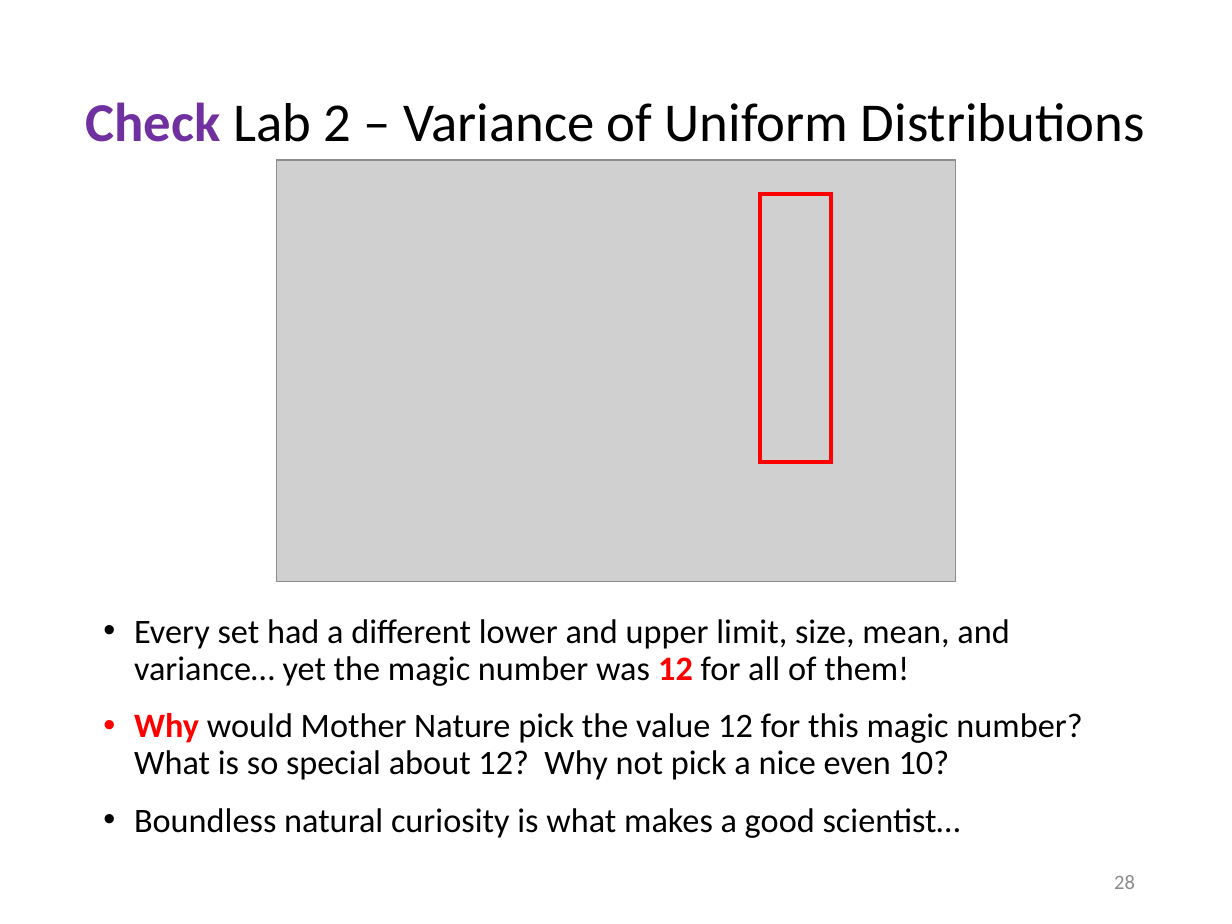
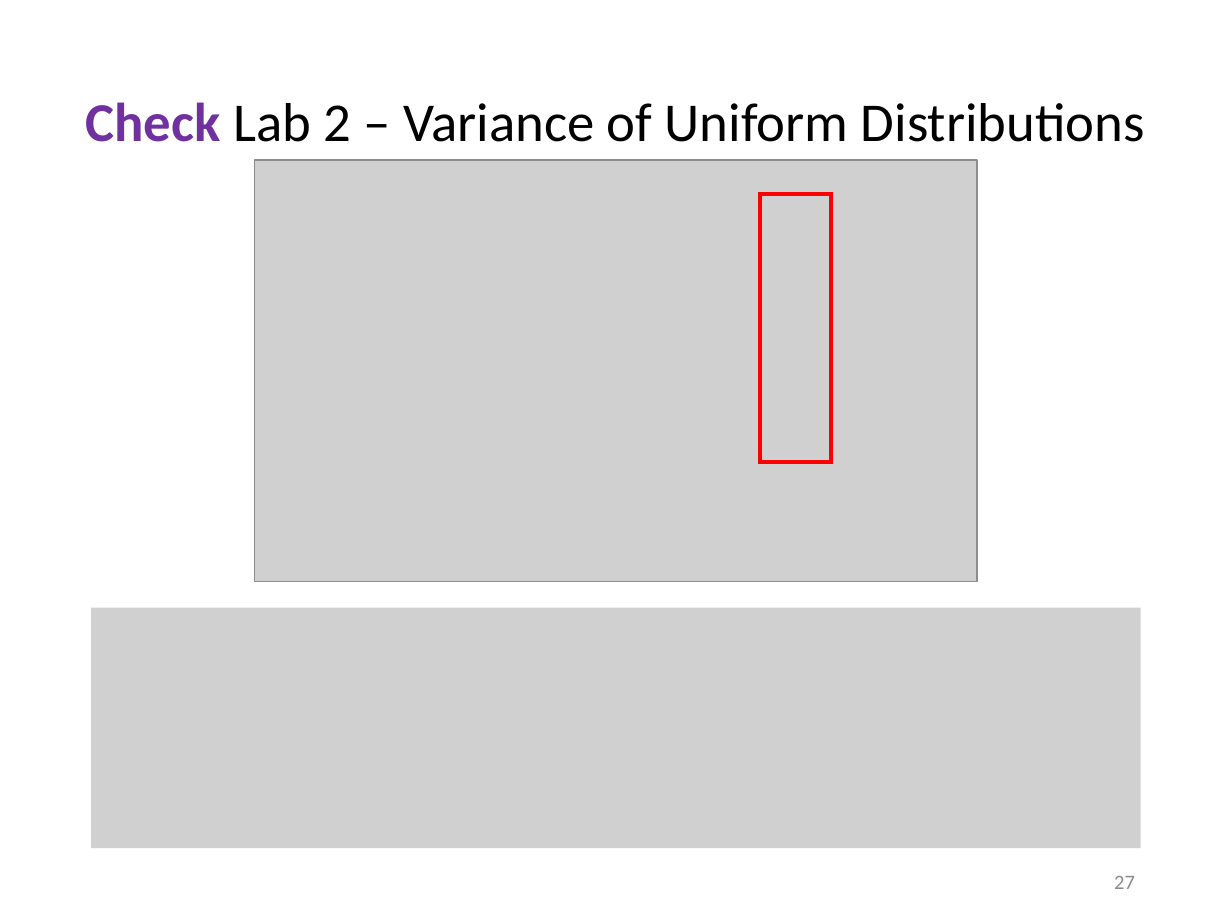
Before and after one commit to dbiersach/scicomp301-cpp-linux, a slide deck: slide 27 of session06/Session 06 - Statistics, Euler Line.pptx (slide 28 before the commit). Drawn at 1232x924 pixels with LibreOffice and Linux fonts; fonts in the diff are those of the drawing; grey boxes stand for pictures. Boxes give left, top, right and bottom in pixels: in the first picture for what was removed or moved away, otherwise in the second. Text is boxed around its words. In the diff, an @@ line names an element or a change of style, - is before the commit and + after.

```diff
--- a/session06/Session 06 - Statistics, Euler Line.pptx
+++ b/session06/Session 06 - Statistics, Euler Line.pptx
@@ picture: place and size @@
-picture at [277,160,956,582]
+picture at [255,160,977,582]
@@ picture added at [91,607,1141,848] @@
@@ text removed at [134,619,1082,838] @@
-• Every set had a different lower and upper limit, size, mean, and variance… yet the magic number was 12 for all of them!
-• Why would Mother Nature pick the value 12 for this magic number? What is so special about 12? Why not pick a nice even 10?
-• Boundless natural curiosity is what makes a good scientist…
@@ page number at [1114,876,1135,889]: text changed @@
-28
+27
```
Also in this commit, not shown: 16 other slides changed, 4 slides added, 1 slide removed, 1 other file.
